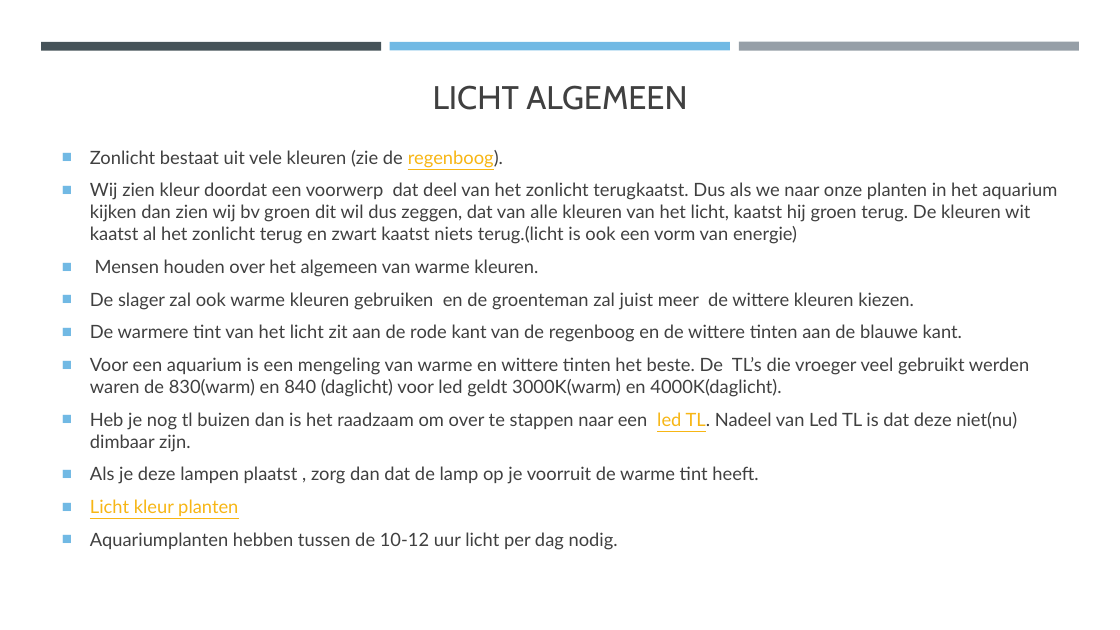
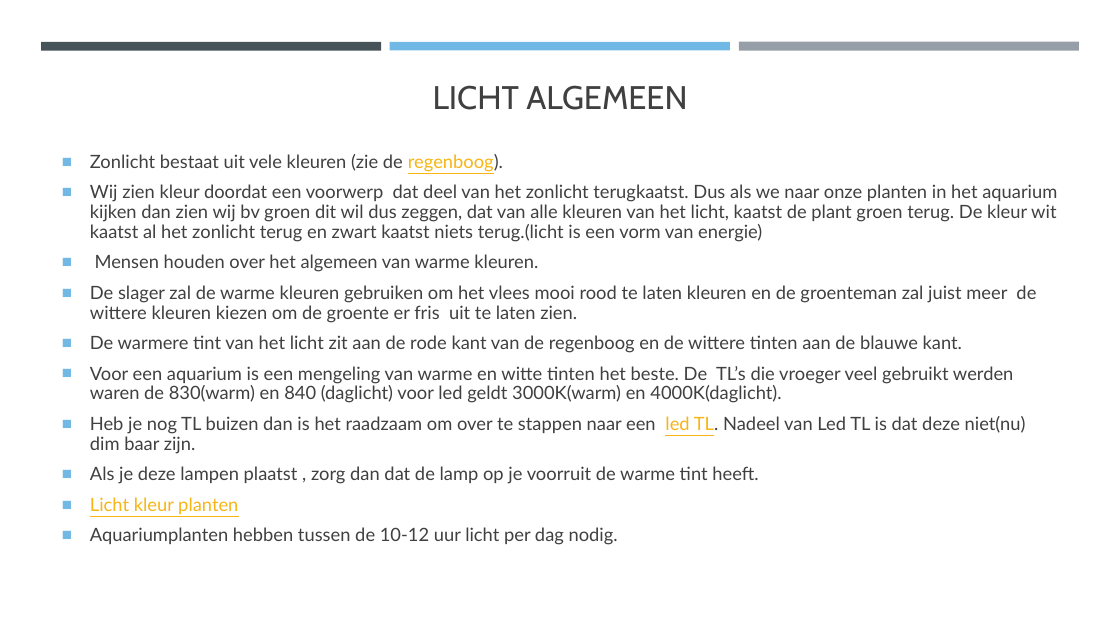
Before and after one commit to Riekusb/arduino, a slide deck: slide 5 of lezingen/basiskennis aquarium houden/Basiskennis aquarium.pptx. Drawn at 1120x630 pixels with LibreOffice and Linux fonts; fonts in the diff are those of the drawing. Boxes give left, top, right and bottom in pixels: in the first picture for what was removed or moved away, otherwise in the second. Text is boxed around its words. In the diff, an @@ line names an element or a change of style, - is before the commit and + after.

```diff
--- a/lezingen/basiskennis aquarium houden/Basiskennis aquarium.pptx
+++ b/lezingen/basiskennis aquarium houden/Basiskennis aquarium.pptx
@@ text at [90, 154, 962, 545]: line spacing 1 to 0.9 @@
@@ text at [90, 184, 1057, 242]: text changed @@
-■ Wij zien kleur doordat een voorwerp dat deel van het zonlicht terugkaatst. Dus als we naar onze planten in het aquarium kijken dan zien wij bv groen dit wil dus zeggen, dat van alle kleuren van het licht, kaatst hij groen terug. De kleuren wit kaatst al het zonlicht terug en zwart kaatst niets terug.(licht is ook een vorm van energie)
+■ Wij zien kleur doordat een voorwerp dat deel van het zonlicht terugkaatst. Dus als we naar onze planten in het aquarium kijken dan zien wij bv groen dit wil dus zeggen, dat van alle kleuren van het licht, kaatst de plant groen terug. De kleur wit kaatst al het zonlicht terug en zwart kaatst niets terug.(licht is een vorm van energie)
@@ text at [90, 285, 1036, 323]: text changed @@
-■ De slager zal ook warme kleuren gebruiken en de groenteman zal juist meer de wittere kleuren kiezen.
+■ De slager zal de warme kleuren gebruiken om het vlees mooi rood te laten kleuren en de groenteman zal juist meer de wittere kleuren kiezen om de groente er fris uit te laten zien.
@@ text at [90, 366, 1026, 454]: text changed @@
-■ Voor een aquarium is een mengeling van warme en wittere tinten het beste. De TL’s die vroeger veel gebruikt werden waren de 830(warm) en 840 (daglicht) voor led geldt 3000K(warm) en 4000K(daglicht).
-■ Heb je nog tl buizen dan is het raadzaam om over te stappen naar een led TL. Nadeel van Led TL is dat deze niet(nu) dimbaar zijn.
+■ Voor een aquarium is een mengeling van warme en witte tinten het beste. De TL’s die vroeger veel gebruikt werden waren de 830(warm) en 840 (daglicht) voor led geldt 3000K(warm) en 4000K(daglicht).
+■ Heb je nog TL buizen dan is het raadzaam om over te stappen naar een led TL. Nadeel van Led TL is dat deze niet(nu) dim baar zijn.
```
Also in this commit, not shown: 19 other slides changed, 1 other file.
